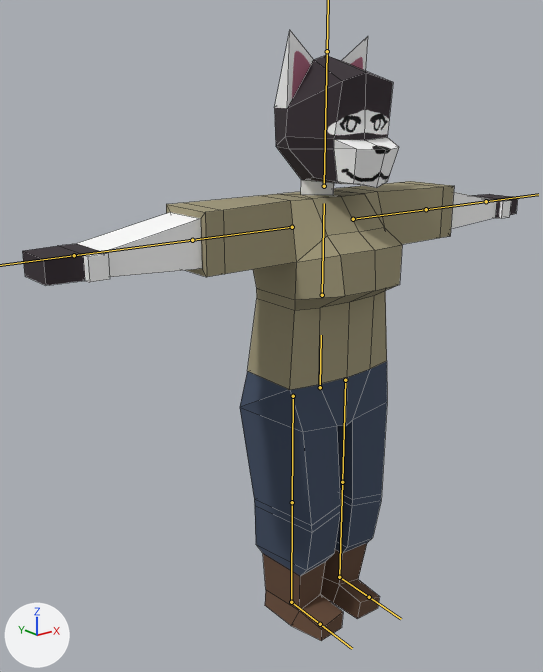
The FBX model player/mercenary.fbx, before and after one commit.
Before and after are seen from a 50 mm lens placed at (-1.61, -1.75, 1.76), pointed at (-0.03, 0.23, 0.97). Lighting does not change. The marker at lower left points along +X, +Y and +Z. The bones that bend it are drawn over the model as lines. Mesh edges are drawn as thin lines.

Names of what the first picture shows: 'Mercenary'.
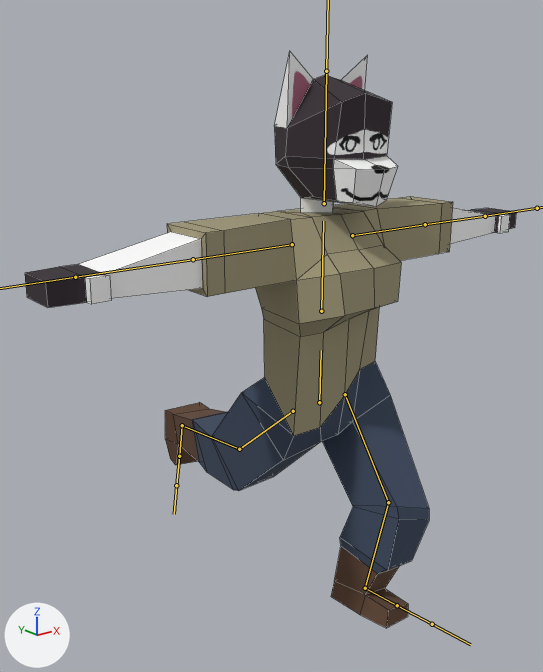
The newer file adds an action. The first version stands in its rest pose; the second is drawn at frame 1 of the action 'Armature|Armature|Armature|Idle'.

The change in detail:
Bone 'Root' (bone_root) moves from (0.0, 0.0, 0.0) to (0.0, -0.054, 0.0).
Bone 'LThigh' (bone_lthigh) turns from (0, 0, 0) to (-35, 0, 0) degrees about its own x, y and z.
Bone 'LLeg' (bone_lleg) turns from (0, 0, 0) to (48, 0, 0) degrees about its own x, y and z.
Bone 'LFoot' (bone_lfoot) turns from (0, 0, 0) to (-19, 0, 0) degrees about its own x, y and z.
Bone 'RThigh' (bone_rthigh) turns from (0, 0, 0) to (50, 0, 0) degrees about its own x, y and z.
Bone 'RLeg' (bone_rleg) turns from (0, 0, 0) to (33, 0, 0) degrees about its own x, y and z.
Bone 'RFoot' (bone_rfoot) turns from (0, 0, 0) to (18, 0, 0) degrees about its own x, y and z.

Boxes [x1, y1, x2, y2] around the edits, measured in the pictures (543 x 672 px):
'Mercenary', posed: before [22, 31, 518, 641]; after [25, 51, 516, 628]
bone 'Root', root to tip: before (320, 387) to (321, 335); after (319, 402) to (321, 350)
bone 'LThigh', root to tip: before (345, 380) to (342, 482); after (345, 394) to (388, 502)
bone 'LLeg', root to tip: before (342, 482) to (339, 577); after (388, 502) to (365, 588)
bone 'LFoot', root to tip: before (339, 577) to (369, 597); after (365, 588) to (397, 605)
bone 'RThigh', root to tip: before (293, 396) to (292, 502); after (293, 411) to (239, 449)
bone 'RLeg', root to tip: before (292, 502) to (291, 602); after (239, 449) to (182, 425)
bone 'RFoot', root to tip: before (291, 602) to (320, 624); after (182, 425) to (179, 456)
